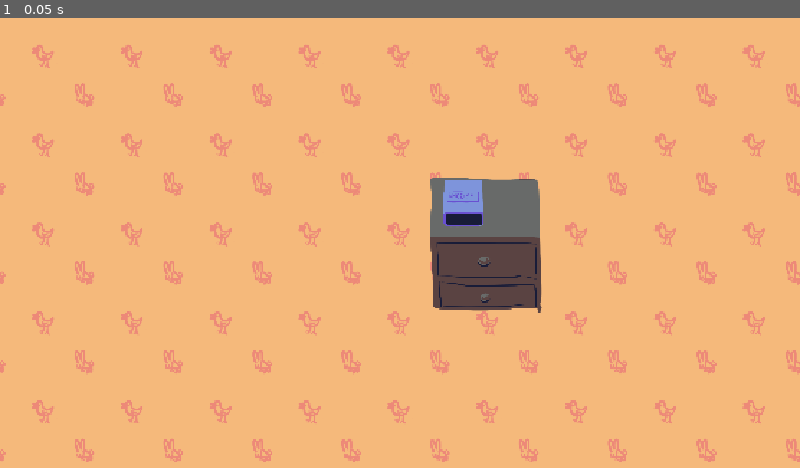
Above: before the commit, frame 1.
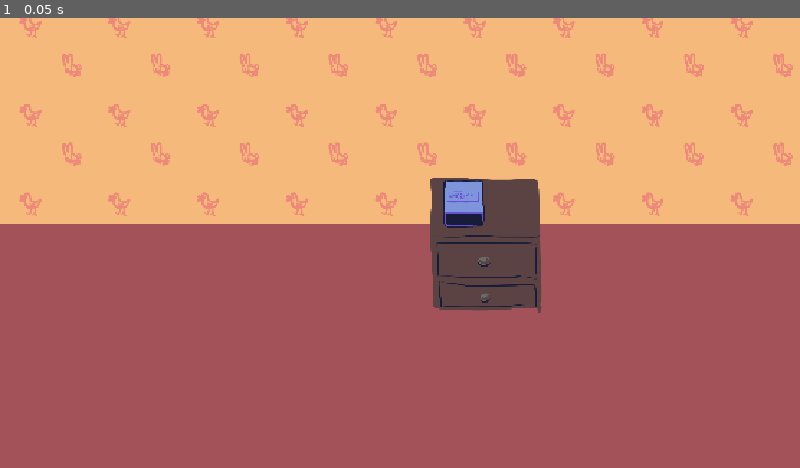
Above: after the commit, the same moment.

Repository: harperstoeckle/be_late_for_work
Game: Godot game, scene res://scenes/main.tscn
The game is run twice, just before and just after one commit, with the same random seed, the same clock (stepped at 60 frames per second) and the same inputs. Sound files missing from this copy of the repository are replaced by a short silence.
Inputs:
- Up to frame 1 (0.05 s): no input

The runs differ from the first frame. In frame 1, 57% of the frame differs, in the area x 0-100%, y 0-100%.

Commit message:
Adjust some textures and add a floor

Diff:
--- a/scenes/main.tscn
+++ b/scenes/main.tscn
@@ -43,14 +43,22 @@
 bus = &"Sound Effects"
 
 [node name="Wallpaper" type="TextureRect" parent="." unique_id=723137512]
-offset_left = -94.0
-offset_top = -113.0
-offset_right = 2624.0
-offset_bottom = 1615.0
+offset_left = -112.0
+offset_top = -156.0
+offset_right = 2606.0
+offset_bottom = 1572.0
 scale = Vector2(0.5, 0.5)
 mouse_filter = 2
 texture = ExtResource("7_o6xl0")
 stretch_mode = 1
+
+[node name="Floor" type="ColorRect" parent="." unique_id=88885220]
+offset_left = -286.0
+offset_top = 296.0
+offset_right = 1413.0
+offset_bottom = 1656.0
+mouse_filter = 2
+color = Color(0.6431373, 0.32156864, 0.34901962, 1)
 
 [node name="Nightstand" type="Sprite2D" parent="." unique_id=1406322094]
 position = Vector2(700.4, 321.4)
Binary file changed: textures/alarm_clock_base.png
Binary file changed: textures/nightstand.png
Not shown, changed: textures/alarm_clock_base.kra
Not shown, changed: textures/nightstand.kra
